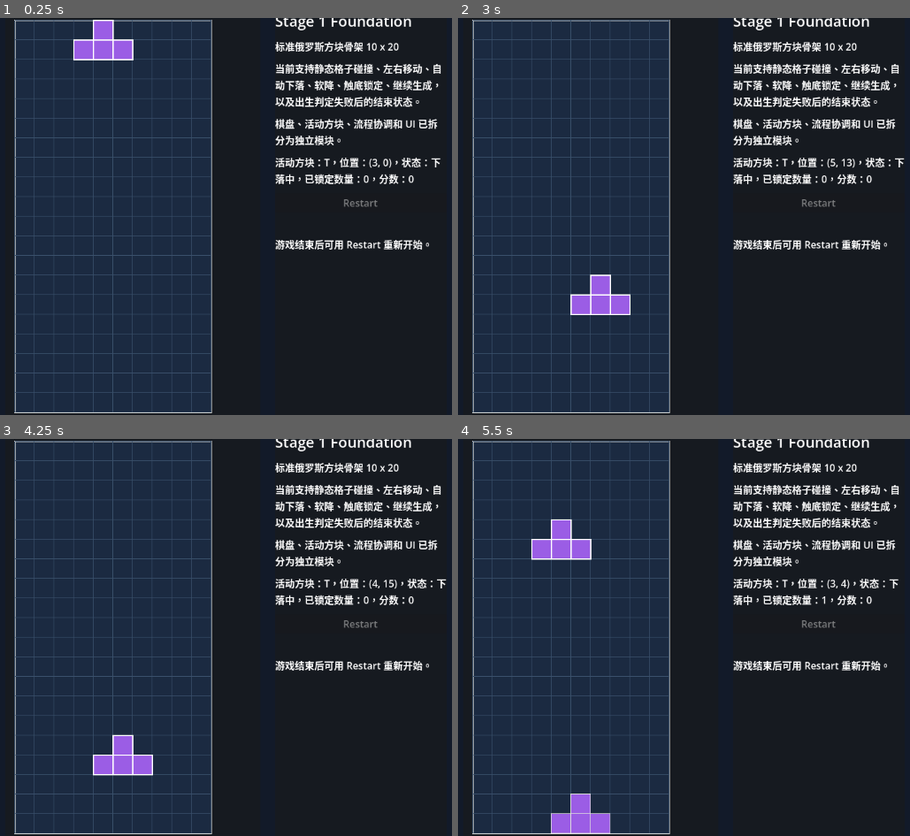
Above: before the commit, frames 1-4 (two rows, left to right).
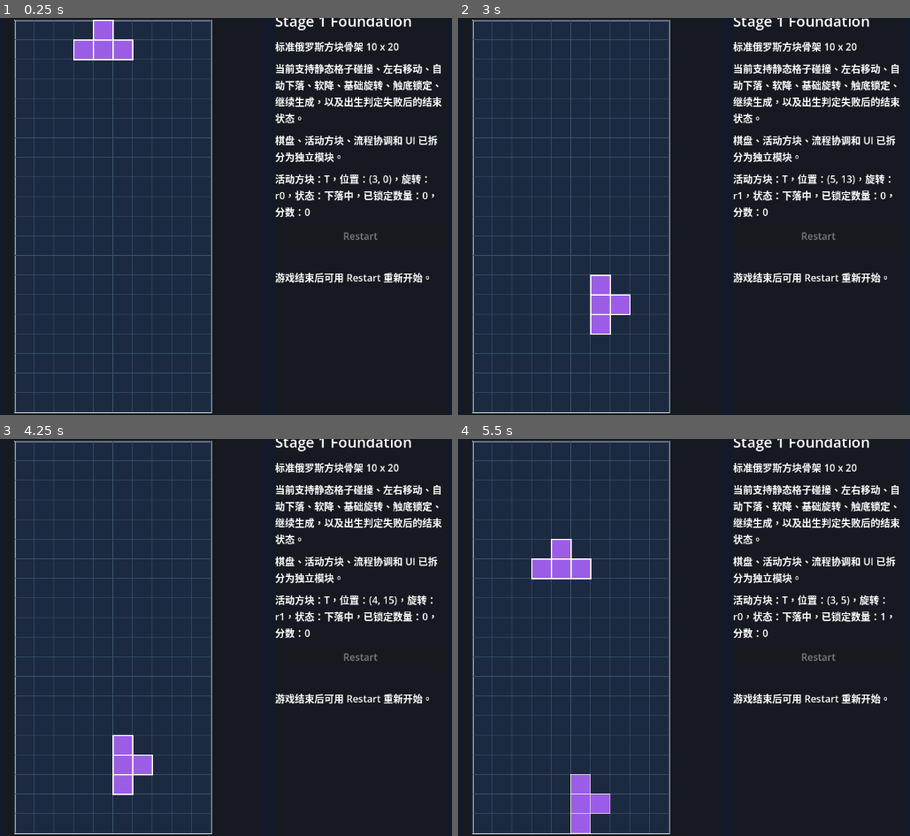
Above: after the commit, the same moments.

Repository: Drew-Z/game-first-tetris
Game: Godot game, scene res://scenes/main/main.tscn
Two runs of this game, one before a commit and one after it. Both use one fixed random seed, a clock stepped at 60 frames per second and the inputs below.
Inputs:
- Up to frame 1 (0.25 s): no input
- Up to frame 2 (3 s): tap Enter at 0.5 s; hold Right (ui_right) 0.53-1.28 s; hold Down (ui_down) 1.28-2.03 s; hold Right (ui_right) 2.03-2.78 s; hold Up (ui_up) from 2.78 s (still down)
- Up to frame 3 (4.25 s): tap Space at 3.5 s; release Up (ui_up) at 3.53 s; hold Left (ui_left) from 3.53 s (still down)
- Up to frame 4 (5.5 s): tap Enter at 4.25 s; release Left (ui_left) at 5.03 s; hold Down (ui_down) from 5.03 s (still down)

The runs differ from the first frame. In frame 1, 5.0% of the frame differs, in the area x 60-98%, y 15-67%; in frame 2, 5.5%; in frame 3, 5.5%; in frame 4, 7.3%, in the area x 16-98%, y 15-100%.

Commit message:
feat(stage-1): add basic rotation validity check

Diff:
--- a/scripts/game/data/piece_state.gd
+++ b/scripts/game/data/piece_state.gd
@@ -26,6 +26,10 @@
 	return TetrominoData.get_global_cells(piece_id, origin, rotation_index)
 
 
+func get_board_cells_for_rotation(next_rotation_index: int) -> Array[Vector2i]:
+	return TetrominoData.get_global_cells(piece_id, origin, next_rotation_index)
+
+
 func get_color() -> Color:
 	return TetrominoData.get_color(piece_id)
 
@@ -34,5 +38,9 @@
 	origin += offset
 
 
+func rotate_by(step: int = 1) -> void:
+	rotation_index = posmod(rotation_index + step, 4)
+
+
 func describe() -> String:
 	return "%s r%d origin=%s" % [piece_id, rotation_index, origin]
--- a/scripts/game/game_manager.gd
+++ b/scripts/game/game_manager.gd
@@ -44,6 +44,8 @@
 		_try_move_active_piece(Vector2i.LEFT)
 	elif event.is_action_pressed("ui_right"):
 		_try_move_active_piece(Vector2i.RIGHT)
+	elif event.is_action_pressed("ui_up"):
+		_try_rotate_active_piece()
 
 
 func start_game() -> void:
@@ -107,6 +109,7 @@
 			"show_piece_runtime_summary",
 			active_piece_state.piece_id,
 			active_piece_state.origin,
+			active_piece_state.rotation_index,
 			is_piece_falling,
 			locked_piece_count,
 			score
@@ -160,6 +163,25 @@
 	_sync_ui()
 
 
+func _try_rotate_active_piece() -> void:
+	if active_piece_state == null:
+		return
+
+	var next_rotation_index := posmod(active_piece_state.rotation_index + 1, 4)
+	var target_cells: Array[Vector2i] = active_piece_state.get_board_cells_for_rotation(next_rotation_index)
+
+	if board.has_method("can_place_piece"):
+		if not board.call("can_place_piece", target_cells):
+			return
+
+	active_piece_state.rotate_by(1)
+
+	if active_piece.has_method("spawn_piece"):
+		active_piece.call("spawn_piece", active_piece_state)
+
+	_sync_ui()
+
+
 func _lock_active_piece() -> void:
 	if active_piece_state == null:
 		return
--- a/scripts/ui/game_ui.gd
+++ b/scripts/ui/game_ui.gd
@@ -14,22 +14,24 @@
 
 func show_structure_mode(columns: int, rows: int) -> void:
 	stage_label.text = "标准俄罗斯方块骨架 %d x %d" % [columns, rows]
-	status_label.text = "当前支持静态格子碰撞、左右移动、自动下落、软降、触底锁定、继续生成，以及出生判定失败后的结束状态。"
+	status_label.text = "当前支持静态格子碰撞、左右移动、自动下落、软降、基础旋转、触底锁定、继续生成，以及出生判定失败后的结束状态。"
 	restart_button.disabled = true
 
 
 func show_piece_runtime_summary(
 	piece_id: StringName,
 	origin: Vector2i,
+	rotation_index: int,
 	is_falling: bool,
 	locked_count: int,
 	score: int
 ) -> void:
 	var fall_status := "下落中" if is_falling else "已到底停止"
 	restart_button.disabled = true
-	data_label.text = "活动方块：%s，位置：%s，状态：%s，已锁定数量：%d，分数：%d" % [
+	data_label.text = "活动方块：%s，位置：%s，旋转：r%d，状态：%s，已锁定数量：%d，分数：%d" % [
 		piece_id,
 		origin,
+		rotation_index,
 		fall_status,
 		locked_count,
 		score,
Not shown, changed: README.md
Not shown, changed: docs/task-board.md
Not shown, changed: docs/test-checklist.md
